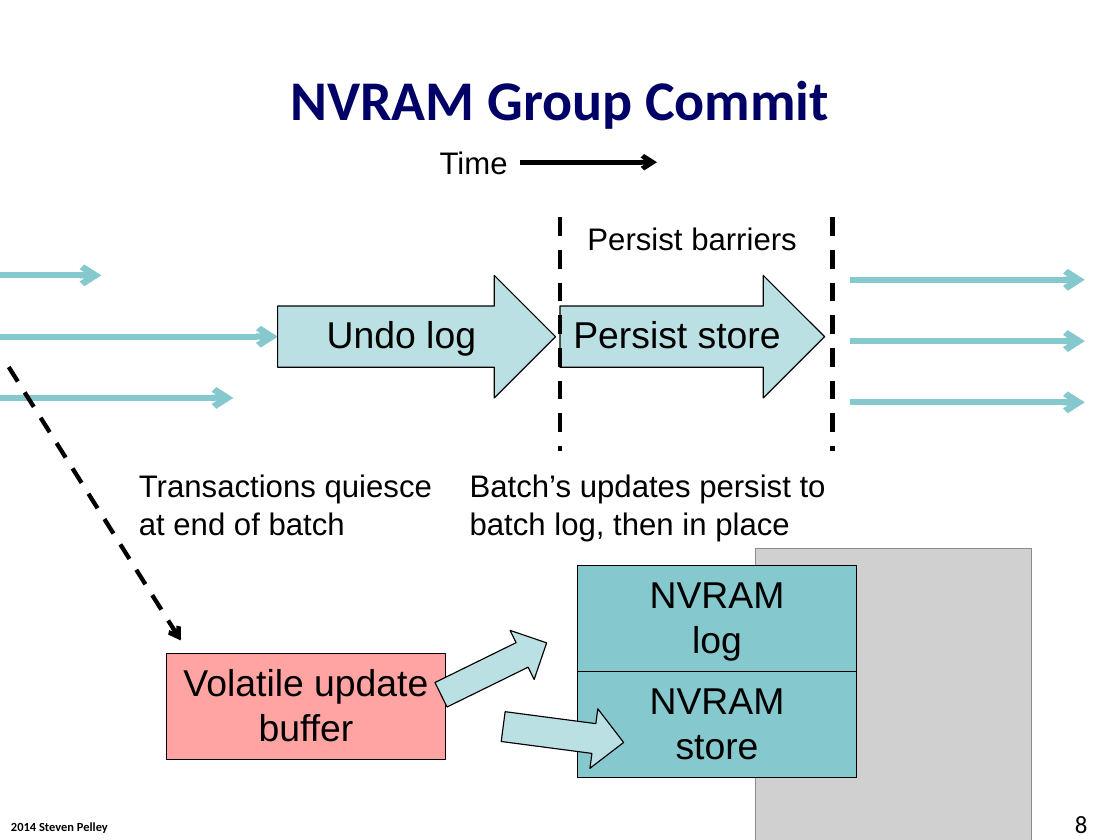
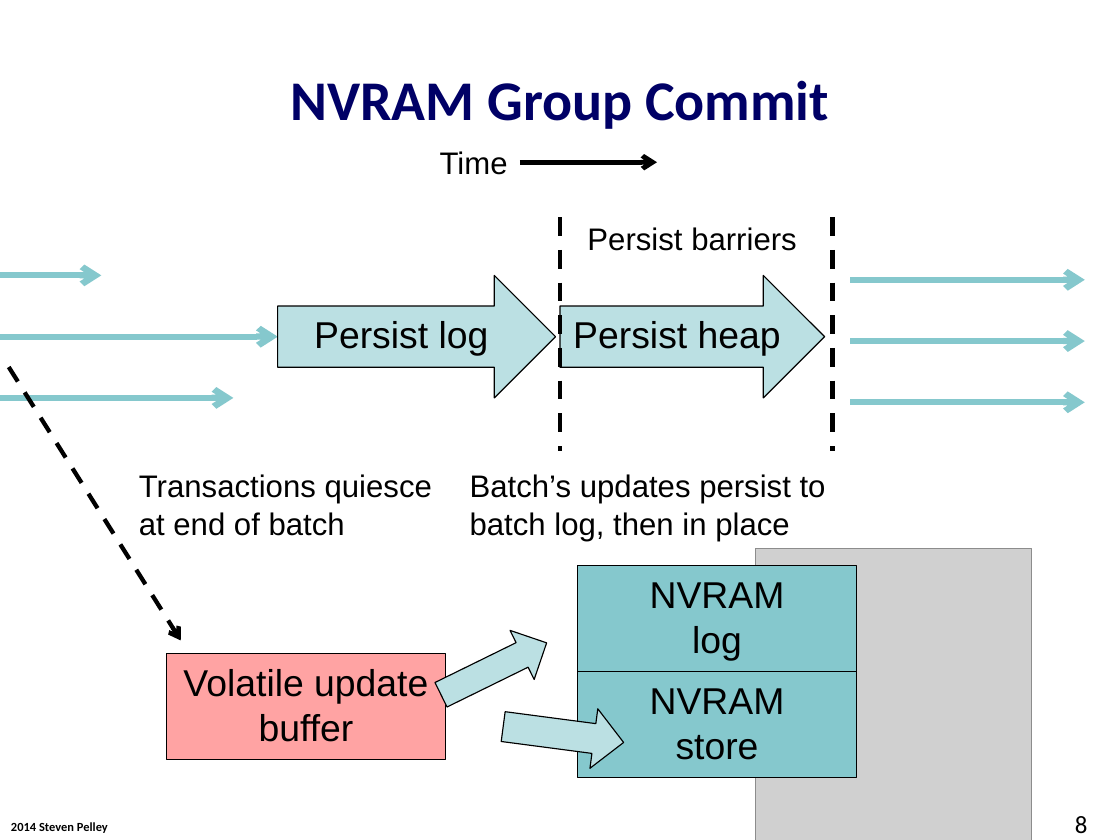
Before and after one commit to Abulila/dissertation, a slide deck: slide 8 of proposal/NVMW.pptx. Drawn at 1120x840 pixels with LibreOffice and Linux fonts; fonts in the diff are those of the drawing; grey boxes stand for pictures; background and template pictures are left out. Boxes give left, top, right and bottom in pixels: in the first picture for what was removed or moved away, otherwise in the second. Text is boxed around its words. In the diff, an @@ line names an element or a change of style, - is before the commit and + after.

```diff
--- a/proposal/NVMW.pptx
+++ b/proposal/NVMW.pptx
@@ text in right arrow at (x1=314, y1=321, x2=489, y2=356): text changed @@
-Undo log
+Persist log
@@ text in right arrow at (x1=573, y1=321, x2=781, y2=356): text changed @@
-Persist store
+Persist heap
```
Also in this commit, not shown: 6 other slides changed.
